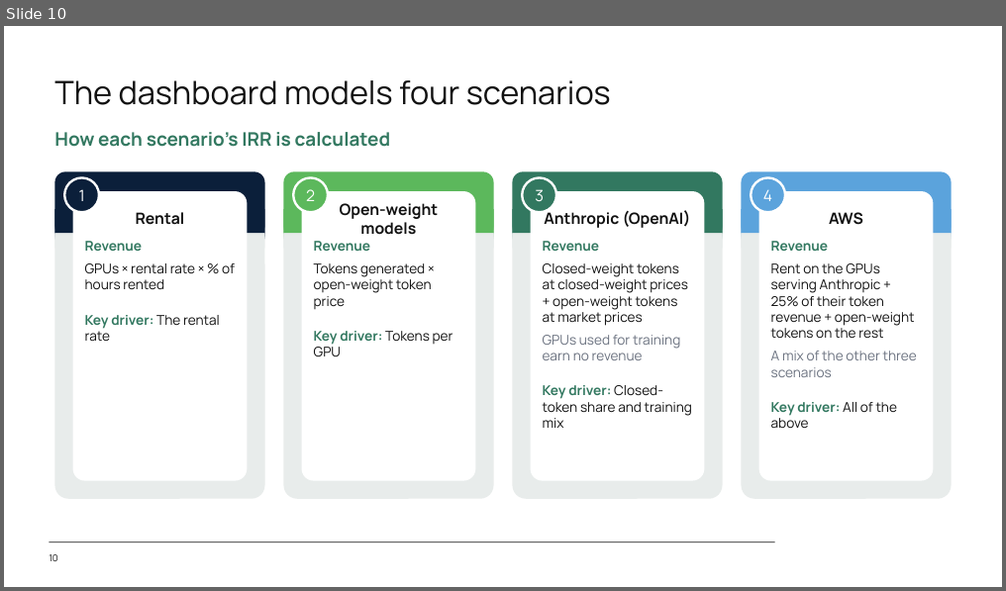
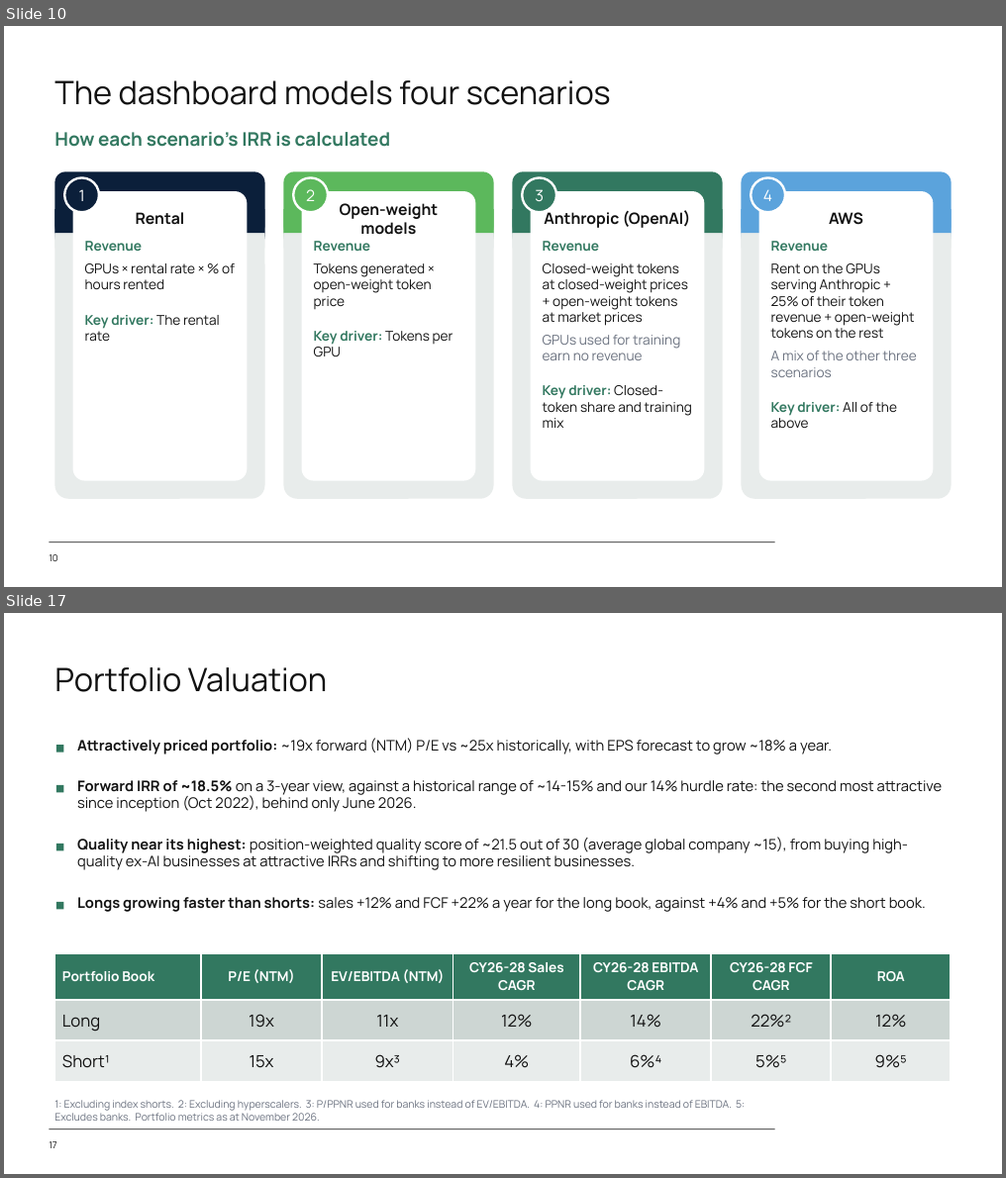
Before and after one commit to SystemCapital/AI-Dashboard, a slide deck: presentation/AI_Unit_Economics.pptx. Shown one above the other, each under a label of ours: slide 10 before the commit, slides 10 and 17 after it; the slides between them are not shown. The pictures are 1006x591 and 1006x1178 pixels, drawn with LibreOffice and Linux fonts; fonts in the diff are those of the drawing; background and template pictures are left out. Boxes give left, top, right and bottom in pixels: in the first picture for what was removed or moved away, otherwise in the second. Text is boxed around its words. In the diff, an @@ line names an element or a change of style, - is before the commit and + after.

```diff
--- a/presentation/AI_Unit_Economics.pptx
+++ b/presentation/AI_Unit_Economics.pptx
@@ slide 17 added at (4,613,1002,1174), background #FFFFFF; not listed: 1 template element that a slide beside it also shows @@
@@ title added at (54,667,327,692), 31 pt, text #111111 @@
+Portfolio Valuation
@@ rectangle added at (56,745,63,753), fill #327860 @@
@@ text added at (77,738,832,755), 14 pt, text #111111 @@
+Attractively priced portfolio: ~19x forward (NTM) P/E vs ~25x historically, with EPS forecast to grow ~18% a year.
@@ rectangle added at (56,785,63,792), fill #327860 @@
@@ text added at (77,780,943,812), 14 pt, text #111111 @@
+Forward IRR of ~18.5% on a 3-year view, against a historical range of ~14-15% and our 14% hurdle rate: the second most attractive since inception (Oct 2022), behind only June 2026.
@@ rectangle added at (56,844,63,851), fill #327860 @@
@@ text added at (77,837,908,870), 14 pt, text #111111 @@
+Quality near its highest: position-weighted quality score of ~21.5 out of 30 (average global company ~15), from buying high-quality ex-AI businesses at attractive IRRs and shifting to more resilient businesses.
@@ rectangle added at (56,902,63,909), fill #327860 @@
@@ text added at (77,897,926,912), 14 pt, text #111111 @@
+Longs growing faster than shorts: sales +12% and FCF +22% a year for the long book, against +4% and +5% for the short book.
@@ table added at (54,954,951,1072), 3 rows, 7 columns @@
+Portfolio Book | P/E (NTM) | EV/EBITDA (NTM) | CY26-28 Sales CAGR | CY26-28 EBITDA CAGR | CY26-28 FCF CAGR | ROA
+Long | 19x | 11x | 12% | 14% | 22%² | 12%
+Short¹ | 15x | 9x³ | 4% | 6%⁴ | 5%⁵ | 9%⁵
@@ text added at (54,1100,745,1121), 10 pt, text #6B7280 @@
+1: Excluding index shorts. 2: Excluding hyperscalers. 3: P/PPNR used for banks instead of EV/EBITDA. 4: PPNR used for banks instead of EBITDA. 5: Excludes banks. Portfolio metrics as at November 2026.
@@ page number added at (49,1142,56,1149), 9 pt, text #111111 @@
+17
```
Also in this commit, not shown: 1 other slide added, 1 slide removed, 1 other file.
